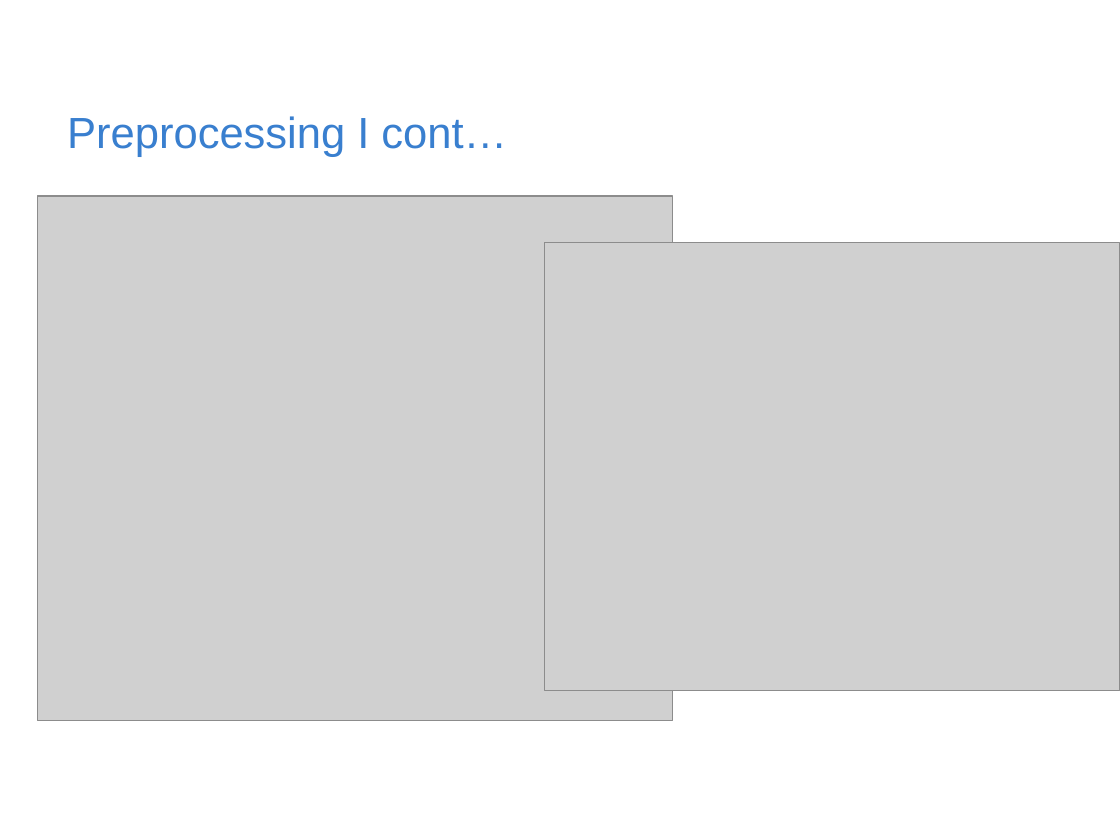
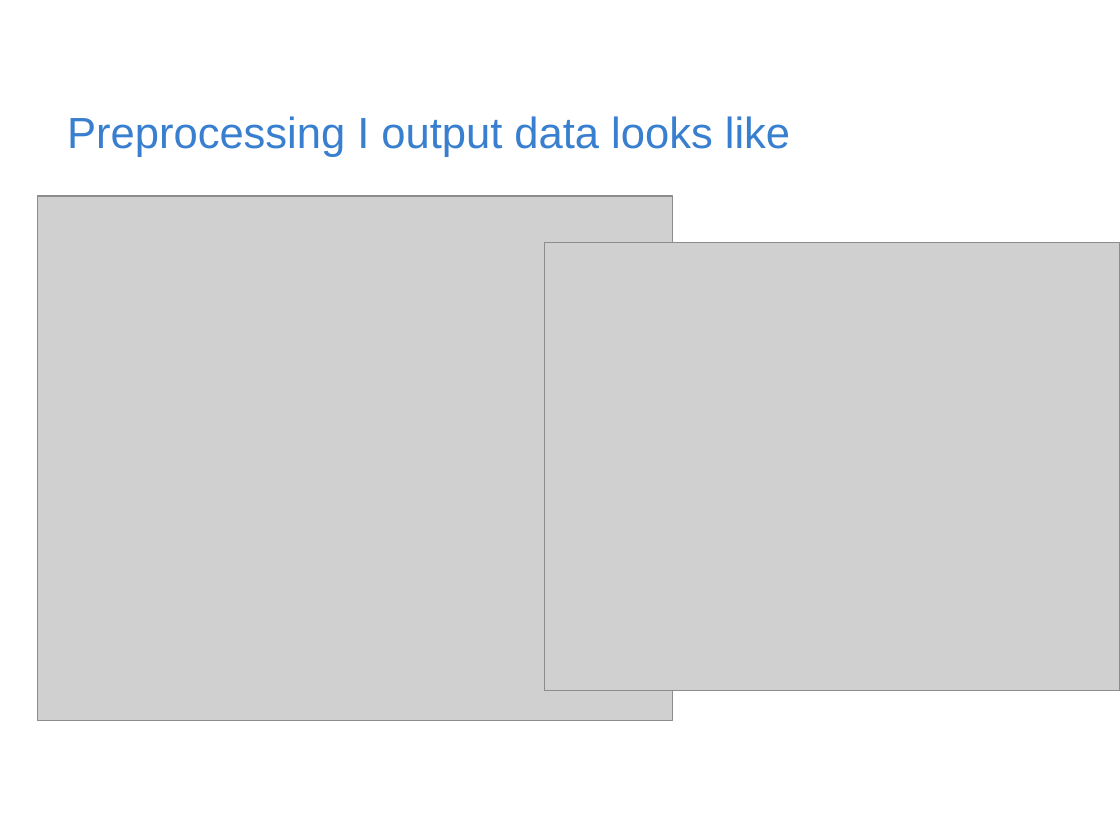
Before and after one commit to rischanlab/MyThesis, a slide deck: slide 12 of Thesis-presentation.pptx (slide 11 before the commit). Drawn at 1120x840 pixels with LibreOffice and Linux fonts; fonts in the diff are those of the drawing; grey boxes stand for pictures; background and template pictures are left out. Boxes give left, top, right and bottom in pixels: in the first picture for what was removed or moved away, otherwise in the second. Text is boxed around its words. In the diff, an @@ line names an element or a change of style, - is before the commit and + after.

```diff
--- a/Thesis-presentation.pptx
+++ b/Thesis-presentation.pptx
@@ title at bbox=[67, 116, 790, 157]: text changed @@
-Preprocessing I cont…
+Preprocessing I output data looks like
```
Also in this commit, not shown: 12 other slides changed, 6 slides added, 5 slides removed.
